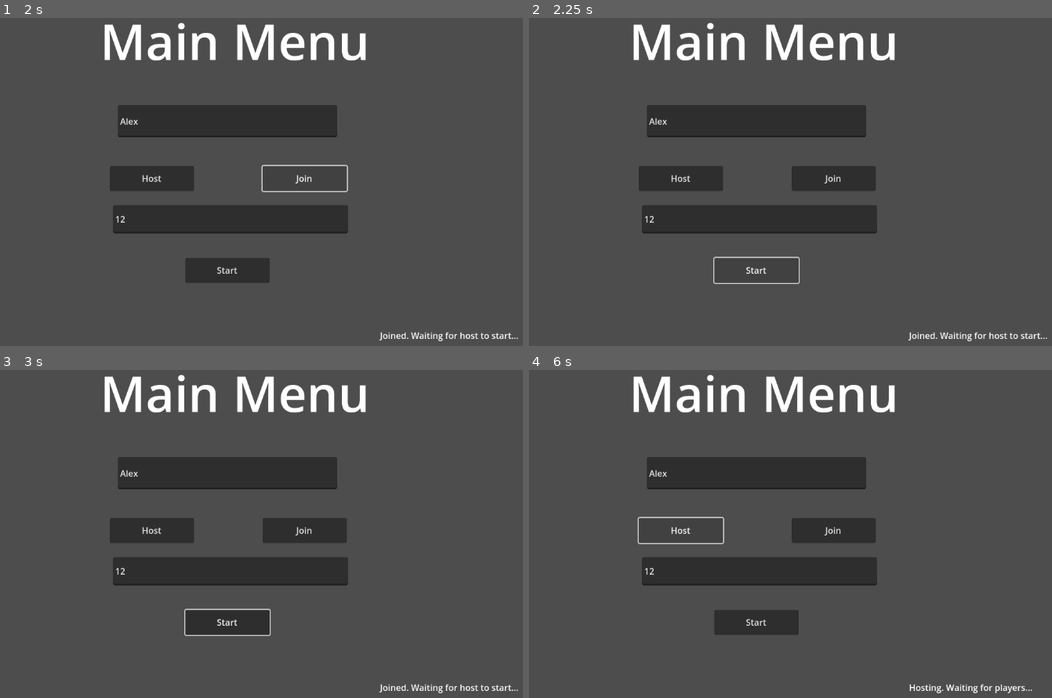
Above: before the commit, frames 1-4 (two rows, left to right).
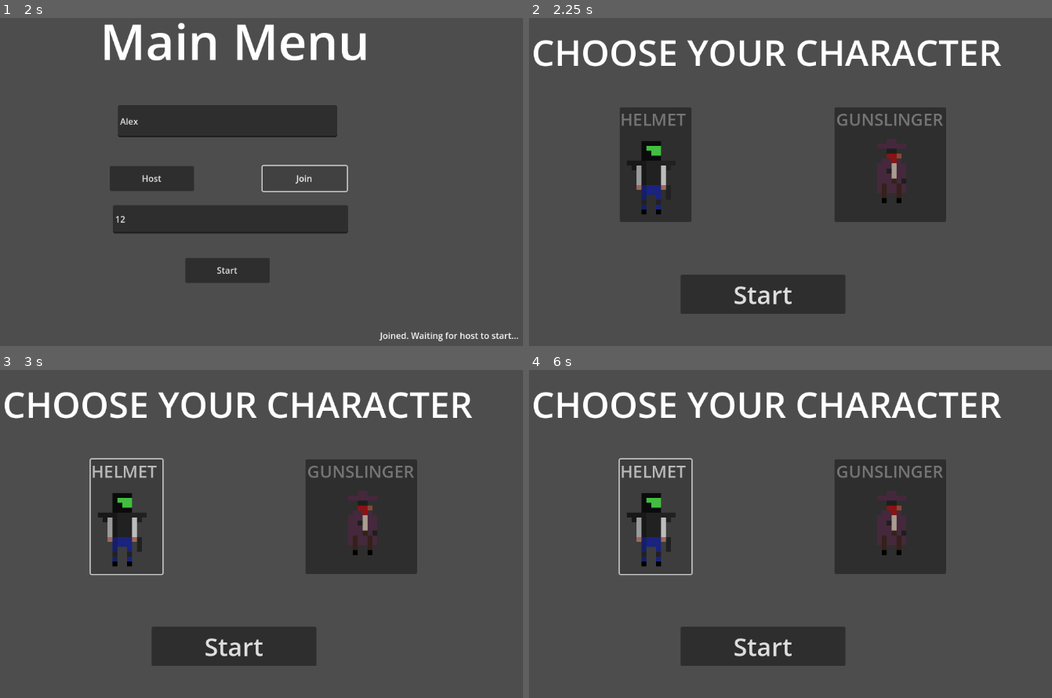
Above: after the commit, the same moments.

Repository: OatHog/Multiplayer-Test
Game: Godot game, scene res://Scenes/Worlds/world.tscn
Two runs of this game, one before a commit and one after it. Both use one fixed random seed, a clock stepped at 60 frames per second and the inputs below. The engine's default icon, where the game draws it, is replaced by a stand-in: a white triangle on a blue panel in a dark square.
Inputs (mouse positions are in pixels of both pictures, inside the frame that each line leads up to):
- Up to frame 1 (2 s): click (224, 119) at 0.52 s; type "Alex" at 0.6 s; click (230, 218) at 0.75 s; type "12" at 0.83 s; click "Join" at 1.25 s
- Up to frame 2 (2.25 s): click "Start" at 2 s
- Up to frame 3 (3 s): click (125, 517) at 2.77 s
- Up to frame 4 (6 s): click (889, 517) at 3.52 s; click "Start" at 4.25 s; click "Start" at 5 s; click (680, 530) at 5.75 s, where only the run before the commit has a clickable "Host"

Frame 1 is identical in both runs. In frame 2, 24% of the frame differs, in the area x 0-100%, y 1-99%; in frame 3, 23%; in frame 4, 22%.
Error before the commit: Assertion failed: UPNP Discover Failed! Error 24 (res://Scripts/multiplayer_manager.gd:44)
Error after the commit: Invalid access to property or key '1' on a base object of type 'Dictionary'. (res://Scripts/multiplayer_manager.gd:132)

Commit message:
Functional character select

Diff:
--- /dev/null
+++ b/Scenes/Characters/gunslinger.gd
@@ -0,0 +1,39 @@
+extends CharacterBody2D
+
+@onready var camera = $Camera2D
+
+const SPEED = 300.0
+const JUMP_VELOCITY = -400.0
+
+# Get the gravity from the project settings to be synced with RigidBody nodes.
+var gravity = ProjectSettings.get_setting("physics/2d/default_gravity")
+
+func _enter_tree():
+	set_multiplayer_authority(str(name).to_int())
+
+func _ready():
+	if !is_multiplayer_authority(): return
+
+	camera.make_current()
+
+func _input(event):
+	if !is_multiplayer_authority(): return
+
+func _physics_process(delta):
+	# Add the gravity.
+	if not is_on_floor():
+		velocity.y += gravity * delta
+
+	# Handle Jump.
+	if Input.is_action_just_pressed("ui_accept") and is_on_floor():
+		velocity.y = JUMP_VELOCITY
+
+	# Get the input direction and handle the movement/deceleration.
+	# As good practice, you should replace UI actions with custom gameplay actions.
+	var direction = Input.get_axis("ui_left", "ui_right")
+	if direction:
+		velocity.x = direction * SPEED
+	else:
+		velocity.x = move_toward(velocity.x, 0, SPEED)
+
+	move_and_slide()
--- a/Scenes/Characters/gunslinger.tscn
+++ b/Scenes/Characters/gunslinger.tscn
@@ -1,12 +1,21 @@
-[gd_scene load_steps=3 format=3 uid="uid://2ffld781fq8g"]
+[gd_scene load_steps=5 format=3 uid="uid://2ffld781fq8g"]
 
 [ext_resource type="Texture2D" uid="uid://vmeeryp4fjtw" path="res://Characters/Sprite-Gunslinger-Sheet-V4.png" id="1_ejlgv"]
+[ext_resource type="Script" path="res://Scenes/Characters/gunslinger.gd" id="1_rmu8a"]
 
 [sub_resource type="CapsuleShape2D" id="CapsuleShape2D_mku4a"]
 radius = 3.0
 height = 12.0
 
+[sub_resource type="SceneReplicationConfig" id="SceneReplicationConfig_xlxt4"]
+properties/0/path = NodePath(".:position")
+properties/0/spawn = true
+properties/0/sync = true
+properties/0/watch = false
+
 [node name="CharacterBody2D" type="CharacterBody2D"]
+collision_mask = 4
+script = ExtResource("1_rmu8a")
 
 [node name="Sprite2D" type="Sprite2D" parent="."]
 texture_filter = 1
@@ -18,3 +27,9 @@
 
 [node name="CollisionShape2D" type="CollisionShape2D" parent="."]
 shape = SubResource("CapsuleShape2D_mku4a")
+
+[node name="Camera2D" type="Camera2D" parent="."]
+position_smoothing_enabled = true
+
+[node name="MultiplayerSynchronizer" type="MultiplayerSynchronizer" parent="."]
+replication_config = SubResource("SceneReplicationConfig_xlxt4")
--- /dev/null
+++ b/Scenes/Characters/helmet.gd
@@ -0,0 +1,40 @@
+extends CharacterBody2D
+
+@onready var camera = $Camera2D
+
+const SPEED = 300.0
+const JUMP_VELOCITY = -400.0
+
+# Get the gravity from the project settings to be synced with RigidBody nodes.
+var gravity = ProjectSettings.get_setting("physics/2d/default_gravity")
+
+func _enter_tree():
+	set_multiplayer_authority(str(name).to_int())
+
+func _ready():
+	if !is_multiplayer_authority(): return
+	pass
+
+	camera.make_current()
+
+func _input(event):
+	if !is_multiplayer_authority(): return
+
+func _physics_process(delta):
+	# Add the gravity.
+	if not is_on_floor():
+		velocity.y += gravity * delta
+
+	# Handle Jump.
+	if Input.is_action_just_pressed("ui_accept") and is_on_floor():
+		velocity.y = JUMP_VELOCITY
+
+	# Get the input direction and handle the movement/deceleration.
+	# As good practice, you should replace UI actions with custom gameplay actions.
+	var direction = Input.get_axis("ui_left", "ui_right")
+	if direction:
+		velocity.x = direction * SPEED
+	else:
+		velocity.x = move_toward(velocity.x, 0, SPEED)
+
+	move_and_slide()
--- a/Scenes/Characters/helmet.tscn
+++ b/Scenes/Characters/helmet.tscn
@@ -1,12 +1,21 @@
-[gd_scene load_steps=3 format=3 uid="uid://b0h73mu8b4nlx"]
+[gd_scene load_steps=5 format=3 uid="uid://b0h73mu8b4nlx"]
 
 [ext_resource type="Texture2D" uid="uid://d1oaor6h30tul" path="res://Characters/Helmet-master-sheet.png" id="1_dbhpj"]
+[ext_resource type="Script" path="res://Scenes/Characters/helmet.gd" id="1_rf6fy"]
 
 [sub_resource type="CapsuleShape2D" id="CapsuleShape2D_uivmc"]
 radius = 5.0
 height = 16.0
 
+[sub_resource type="SceneReplicationConfig" id="SceneReplicationConfig_1wikb"]
+properties/0/path = NodePath(".:position")
+properties/0/spawn = true
+properties/0/sync = true
+properties/0/watch = false
+
 [node name="CharacterBody2D" type="CharacterBody2D"]
+collision_mask = 4
+script = ExtResource("1_rf6fy")
 
 [node name="Sprite2D" type="Sprite2D" parent="."]
 texture_filter = 1
@@ -16,3 +25,9 @@
 
 [node name="CollisionShape2D" type="CollisionShape2D" parent="."]
 shape = SubResource("CapsuleShape2D_uivmc")
+
+[node name="Camera2D" type="Camera2D" parent="."]
+position_smoothing_enabled = true
+
+[node name="MultiplayerSynchronizer" type="MultiplayerSynchronizer" parent="."]
+replication_config = SubResource("SceneReplicationConfig_1wikb")
--- a/Scenes/UI/character_select.tscn
+++ b/Scenes/UI/character_select.tscn
@@ -31,7 +31,7 @@
 theme_override_font_sizes/font_size = 31
 text = "HELMET"
 
-[node name="Button" type="Button" parent="Helmet"]
+[node name="HelmetButton" type="Button" parent="Helmet"]
 layout_mode = 0
 offset_left = -1.0
 offset_right = 131.0
@@ -45,7 +45,7 @@
 hframes = 6
 vframes = 6
 
-[node name="Helmet2" type="Label" parent="."]
+[node name="Gunslinger" type="Label" parent="."]
 layout_mode = 0
 offset_left = 709.0
 offset_top = 196.0
@@ -54,13 +54,13 @@
 theme_override_font_sizes/font_size = 31
 text = "GUNSLINGER"
 
-[node name="Button2" type="Button" parent="Helmet2"]
+[node name="GunslingerButton" type="Button" parent="Gunslinger"]
 layout_mode = 0
 offset_left = -3.0
 offset_right = 202.0
 offset_bottom = 211.0
 
-[node name="Sprite2D" type="Sprite2D" parent="Helmet2"]
+[node name="Sprite2D" type="Sprite2D" parent="Gunslinger"]
 texture_filter = 1
 position = Vector2(102, 31)
 scale = Vector2(9.06, 9.06)
@@ -68,3 +68,12 @@
 hframes = 8
 vframes = 10
 frame = 25
+
+[node name="StartButton" type="Button" parent="."]
+layout_mode = 0
+offset_left = 423.0
+offset_top = 504.0
+offset_right = 726.0
+offset_bottom = 576.0
+theme_override_font_sizes/font_size = 46
+text = "Start"
--- a/Scenes/Worlds/world.tscn
+++ b/Scenes/Worlds/world.tscn
@@ -15,12 +15,11 @@
 [node name="CanvasLayer" type="CanvasLayer" parent="."]
 
 [node name="Main Menu" parent="CanvasLayer" instance=ExtResource("1_euwqf")]
+visible = false
 
 [node name="CharacterSelect" parent="CanvasLayer" instance=ExtResource("3_dbmqg")]
-visible = false
 
-[node name="Platform" type="RigidBody2D" parent="."]
-visible = false
+[node name="Platform" type="StaticBody2D" parent="."]
 collision_layer = 4
 
 [node name="Sprite2D" type="Sprite2D" parent="Platform"]
@@ -35,8 +34,18 @@
 [node name="SpawnPoint" type="Marker2D" parent="Platform"]
 position = Vector2(334, 256)
 
+[node name="MultiplayerSpawner" type="MultiplayerSpawner" parent="."]
+_spawnable_scenes = PackedStringArray("res://Scenes/Characters/helmet.tscn", "res://Scenes/Characters/gunslinger.tscn")
+spawn_path = NodePath("..")
+
+[node name="MultiplayerSynchronizer" type="MultiplayerSynchronizer" parent="."]
+
 [connection signal="pressed" from="CanvasLayer/Main Menu/Host" to="MultiplayerManager" method="_on_host_pressed"]
 [connection signal="pressed" from="CanvasLayer/Main Menu/Join" to="MultiplayerManager" method="_on_join_pressed"]
+[connection signal="pressed" from="CanvasLayer/Main Menu/Proceed" to="MultiplayerManager" method="_on_proceed_pressed"]
+[connection signal="pressed" from="CanvasLayer/CharacterSelect/Helmet/HelmetButton" to="MultiplayerManager" method="_on_helmet_button_pressed"]
+[connection signal="pressed" from="CanvasLayer/CharacterSelect/Gunslinger/GunslingerButton" to="MultiplayerManager" method="_on_gunslinger_button_pressed"]
+[connection signal="pressed" from="CanvasLayer/CharacterSelect/StartButton" to="MultiplayerManager" method="_on_start_button_pressed"]
 
 [editable path="CanvasLayer/Main Menu"]
 [editable path="CanvasLayer/CharacterSelect"]
--- a/Scripts/multiplayer_manager.gd
+++ b/Scripts/multiplayer_manager.gd
@@ -6,6 +6,12 @@
 @onready var host_label =  $"../CanvasLayer/Main Menu/HostLabel"
 @onready var address_warning_label = $"../CanvasLayer/Main Menu/AddressWarningLabel"
 @onready var name_warning_label = $"../CanvasLayer/Main Menu/NameWarningLabel"
+
+@onready var character_select = $"../CanvasLayer/CharacterSelect"
+@onready var helmet_button = $"../CanvasLayer/CharacterSelect/Helmet/HelmetButton"
+@onready var gunslinger_button = $"../CanvasLayer/CharacterSelect/Gunslinger/GunslingerButton"
+@onready var start_button = $"../CanvasLayer/CharacterSelect/StartButton"
+
 @onready var platform = $"../Platform"
 
 # Multiplayer related variables
@@ -20,6 +26,7 @@
 	host_label.hide()
 	address_warning_label.hide()
 	name_warning_label.hide()
+	character_select.hide()
 
 func _input(event):
 	if event.is_action_pressed("v"):
@@ -54,8 +61,7 @@
 	print("Success! Join Address: %s" % upnp.query_external_address())
 
 func connected_to_server():
-	send_player_information.rpc_id(1, name_entry.text, multiplayer.get_unique_id(), "")
-#	print(GameManager.players[multiplayer.get_unique_id()])
+	send_player_information.rpc_id(1, name_entry.text, multiplayer.get_unique_id(), "Helmet")
 
 func _on_host_pressed():
 	enet_peer.create_server(PORT, 5)
@@ -98,6 +104,55 @@
 func server_connection_failed():
 	print("connection failed.")
 
+func _on_proceed_pressed():
+	start_lobby.rpc()
 
+@rpc("any_peer", "call_local")
 func start_lobby():
-	pass
+	main_menu.hide()
+	character_select.show()
+
+# Handle character select
+@rpc("any_peer", "call_local")
+func add_character(peer_id: int, character: String):
+	if GameManager.players[peer_id].character == "Helmet":
+		var helmet = helmet.instantiate()
+		helmet.name = str(peer_id)
+		add_child(helmet)
+		helmet.global_position = $"../Platform/SpawnPoint".global_position
+
+	if GameManager.players[peer_id].character == "Gunslinger":
+		var gunslinger = gunslinger.instantiate()
+		gunslinger.name = str(peer_id)
+		add_child(gunslinger)
+		gunslinger.global_position = $"../Platform/SpawnPoint".global_position
+
+@rpc("any_peer", "call_local")
+func send_helmet_type():
+	GameManager.players[multiplayer.get_unique_id()].character = "Helmet"
+
+@rpc("any_peer", "call_local")
+func send_gunslinger_type(peer_id):
+	GameManager.players[peer_id].character = "Gunslinger"
+
+@rpc("any_peer", "call_local")
+func _on_helmet_button_pressed():
+	send_helmet_type.rpc()
+	print(GameManager.players)
+	helmet_button.disabled = true
+	gunslinger_button.disabled = false
+
+@rpc("any_peer", "call_local")
+func _on_gunslinger_button_pressed():
+	var peer_id = multiplayer.get_unique_id()
+	send_gunslinger_type.rpc(peer_id)
+	print(GameManager.players)
+	gunslinger_button.disabled = true
+	helmet_button.disabled = false
+
+@rpc("any_peer", "call_local")
+func _on_start_button_pressed():
+	var peer_id = multiplayer.get_unique_id()
+	add_character.rpc(peer_id, GameManager.players[peer_id].character)
+	character_select.hide()
+	platform.show()
